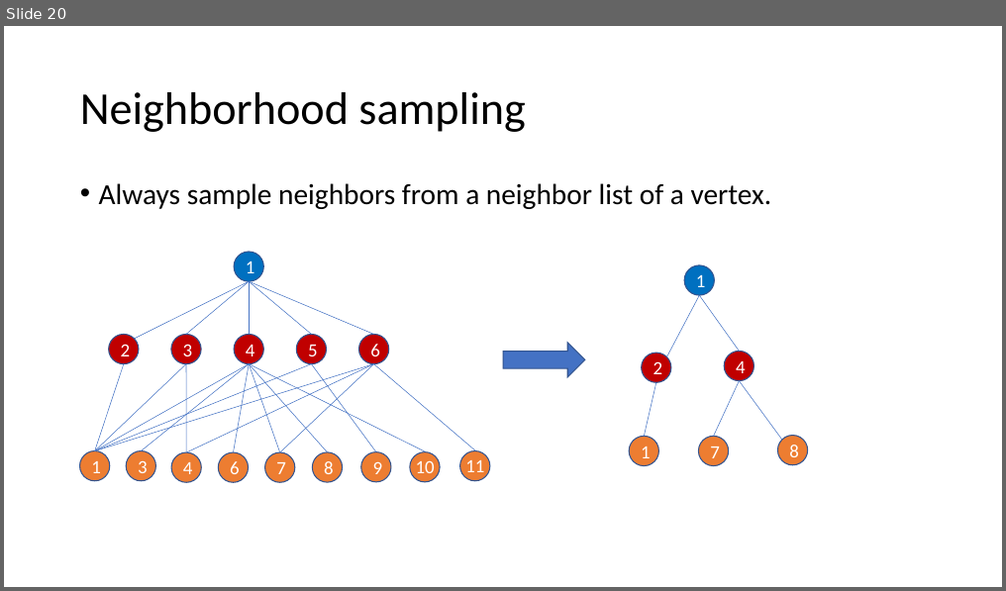
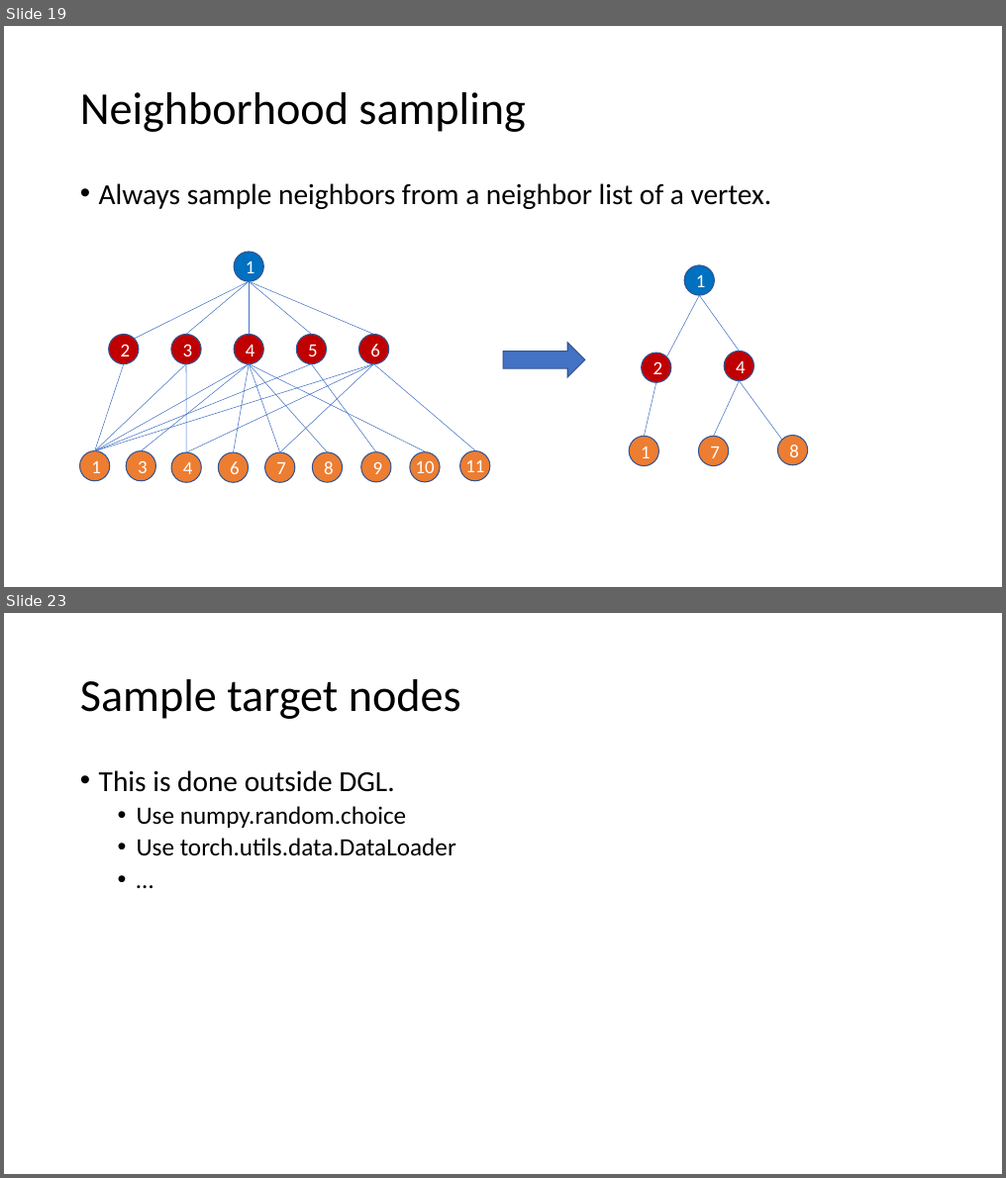
Before and after one commit to dglai/WWW20-Hands-on-Tutorial, a slide deck: large_graphs/sampling.pptx. Shown one above the other, each under a label of ours: slide 20 before the commit, slides 19 and 23 after it; the slides between them are not shown. The pictures are 1006x591 and 1006x1178 pixels, drawn with LibreOffice and Linux fonts; fonts in the diff are those of the drawing. Boxes give left, top, right and bottom in pixels: in the first picture for what was removed or moved away, otherwise in the second. Text is boxed around its words. In the diff, an @@ line names an element or a change of style, - is before the commit and + after.

```diff
--- a/large_graphs/sampling.pptx
+++ b/large_graphs/sampling.pptx
@@ slide 23 added at bbox=[4, 613, 1002, 1174], background #FFFFFF @@
@@ title added at bbox=[80, 679, 461, 719], 44 pt, text #000000 @@
+Sample target nodes
@@ text added at bbox=[99, 770, 456, 857], 24 pt, text #000000 @@
+• This is done outside DGL.
+  • Use numpy.random.choice
+  • Use torch.utils.data.DataLoader
+  • …
@@ what was slide 20 is now slide 19 @@
```
Also in this commit, not shown: 5 slides changed, 8 other slides added, 1 slide removed.
